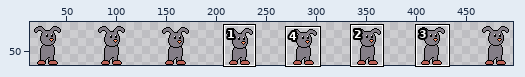
A sprite sheet gets an edit: Assets/Animation/Player/NewSpritesheets/Rework_Bemmy_Main-Idle.png. Above, an overview of the earlier version with the close-up marked.
Close-up. Before the edit:
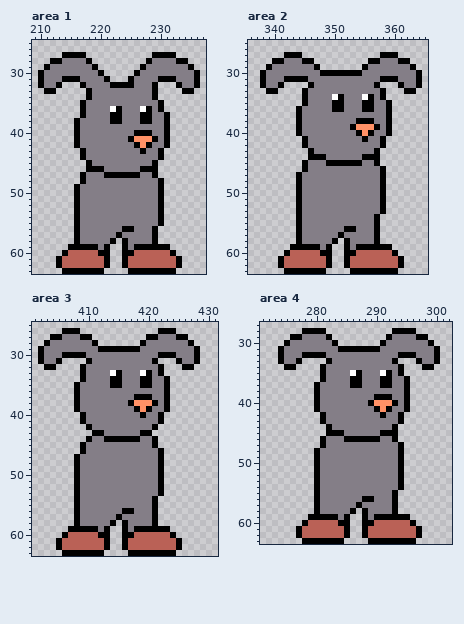
The file is 512x64 pixels. Shown: area 1: x 209..237, y 25..63; area 2: x 336..365, y 25..63; area 3: x 401..431, y 25..63; area 4: x 271..302, y 27..63. The wide view leaves out empty margins. The commit also changed other parts of the picture, which this record leaves out.
After:
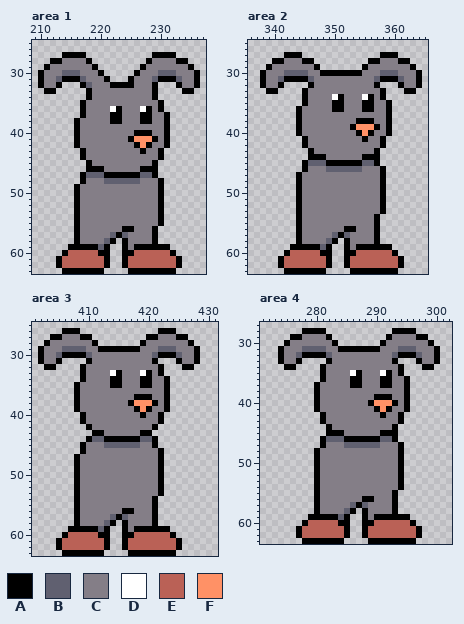
Palette (. is transparent): A #000000  B #606070  C #847e87  D #ffffff  E #ba6156  F #ff9166
Edits made:
Area 1:
y 30: x 214..216 CCC -> BBB; x 230..232 CCC -> BBB
y 31: x 213 C -> B; x 217 C -> B; x 229 C -> B; x 233 C -> B
y 32: x 218 C -> B
y 47: x 218..220 CCC -> BBB; x 227..228 CC -> BB
y 48: x 221..226 CCCCCC -> BBBBBB
y 57: x 222 C -> B; x 224 C -> B
y 58: x 221 C -> B
y 59: x 220 C -> B
Area 2:
y 30: x 342..345 CCCC -> BBBB; x 358..360 CCC -> BBB
y 31: x 341 C -> B; x 346 C -> B; x 357 C -> B; x 361 C -> B
y 45: x 346..348 CCC -> BBB; x 355..356 CC -> BB
y 46: x 349..354 CCCCCC -> BBBBBB
y 57: x 350 C -> B; x 352 C -> B
y 58: x 349 C -> B
y 59: x 348 C -> B
Area 3:
y 29: x 406..409 CCCC -> BBBB; x 422..424 CCC -> BBB
y 30: x 405 C -> B; x 410 C -> B; x 421 C -> B; x 425 C -> B
y 44: x 411..412 CC -> BB; x 419..420 CC -> BB
y 45: x 413..418 CCCCCC -> BBBBBB
y 57: x 414 C -> B; x 416 C -> B
y 58: x 413 C -> B
y 59: x 412 C -> B
Area 4:
y 31: x 278..281 CCCC -> BBBB; x 294..296 CCC -> BBB
y 32: x 277 C -> B; x 282 C -> B; x 293 C -> B; x 297 C -> B
y 46: x 282..284 CCC -> BBB; x 291..292 CC -> BB
y 47: x 285..290 CCCCCC -> BBBBBB
y 57: x 286 C -> B; x 288 C -> B
y 58: x 285 C -> B
y 59: x 284 C -> B
